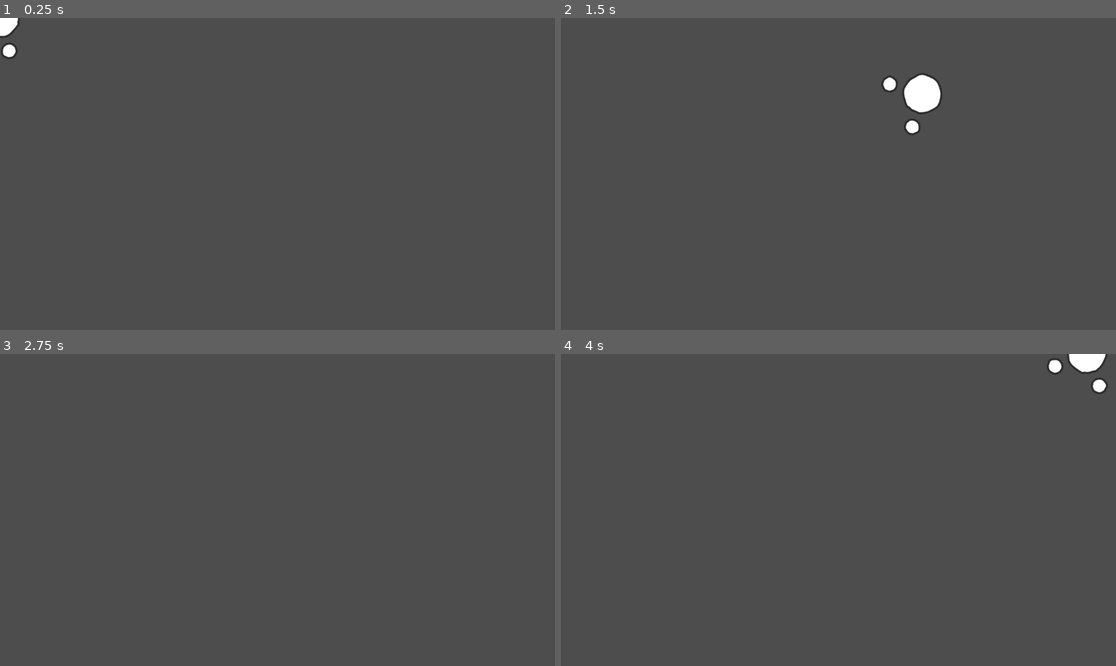
Above: before the commit, frames 1-4 (two rows, left to right).
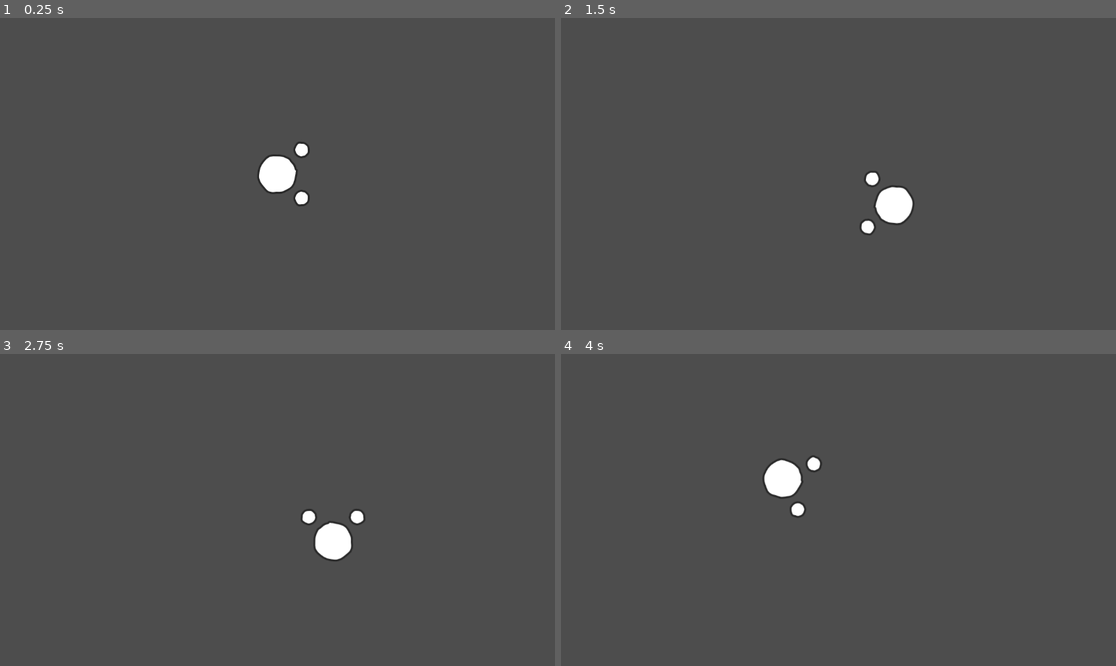
Above: after the commit, the same moments.

Repository: Josephblt/alchromist
Game: Godot game, scene res://scenes/character/player.tscn
The game is run twice, just before and just after one commit, with the same random seed, the same clock (stepped at 60 frames per second) and the same inputs. The project has no main scene, so this scene is started directly.
Inputs (mouse positions are in pixels of both pictures, inside the frame that each line leads up to):
- Up to frame 1 (0.25 s): no input
- Up to frame 2 (1.5 s): tap Enter at 0.5 s; move the mouse to (960, 158) at 0.52 s; press the mouse at (960, 158) at 0.53 s; hold Right (Move Right) 0.53-1.28 s; move the mouse to (727, 189) at 1.27 s; release the mouse at (727, 189) at 1.28 s; hold Down (Move Down) from 1.28 s (still down); right-click (727, 189) at 1.35 s
- Up to frame 3 (2.75 s): move the mouse to (333, 441) at 2.02 s; release Down (Move Down) at 2.03 s; press the mouse at (333, 441) at 2.03 s; hold Right (Move Right) from 2.03 s (still down)
- Up to frame 4 (4 s): tap Space at 2.75 s; move the mouse to (810, 572) at 2.77 s; release Right (Move Right) at 2.78 s; release the mouse at (810, 572) at 2.78 s; hold Up (Move Up) 2.78-3.53 s; right-click (810, 572) at 2.85 s; tap Enter at 3.5 s; move the mouse to (1005, 556) at 3.52 s; press the mouse at (1005, 556) at 3.53 s; hold Left (Move Left) from 3.53 s (still down)

The runs differ from the first frame. In frame 1, 1.2% of the frame differs, in the area x 0-56%, y 0-61%; in frame 2, 1.9%, in the area x 53-69%, y 17-70%; in frame 3, 0.9%; in frame 4, 1.5%.

Commit message:
Adding player camera.

Diff:
--- a/scenes/character/player.tscn
+++ b/scenes/character/player.tscn
@@ -5,3 +5,9 @@
 
 [node name="Player" instance=ExtResource("1_vt0b6")]
 script = ExtResource("2_tum32")
+
+[node name="Camera" type="Camera2D" parent="." index="0"]
+drag_horizontal_enabled = true
+drag_vertical_enabled = true
+editor_draw_limits = true
+editor_draw_drag_margin = true
--- a/scripts/character/player.gd
+++ b/scripts/character/player.gd
@@ -1,4 +1,9 @@
 class_name Player extends Character
+
+
+@export var level_layers: Array[TileMapLayer]
+
+@onready var camera: Camera2D = $Camera
 
 
 func _physics_process(delta: float) -> void:
@@ -49,3 +54,22 @@
 
 func _handle_r_hand_input() -> void:
 	r_hand_attacking = Input.is_action_pressed("Right Action")
+
+
+func _init_camera_limits() -> void:
+	if level_layers.size() == 0:
+		return
+
+	var min_pos: Vector2i = Vector2i.MAX
+	var max_pos: Vector2i = Vector2i.MIN
+
+	for layer in level_layers:
+		var rect: Rect2i = layer.get_used_rect()
+
+		min_pos = Vector2i(min(min_pos.x, rect.position.x), min(min_pos.y, rect.position.y))
+		max_pos = Vector2i(max(max_pos.x, rect.end.x), max(max_pos.y, rect.end.y))
+
+	camera.limit_left = min_pos.x
+	camera.limit_top = min_pos.y
+	camera.limit_right = max_pos.x
+	camera.limit_bottom = max_pos.y
